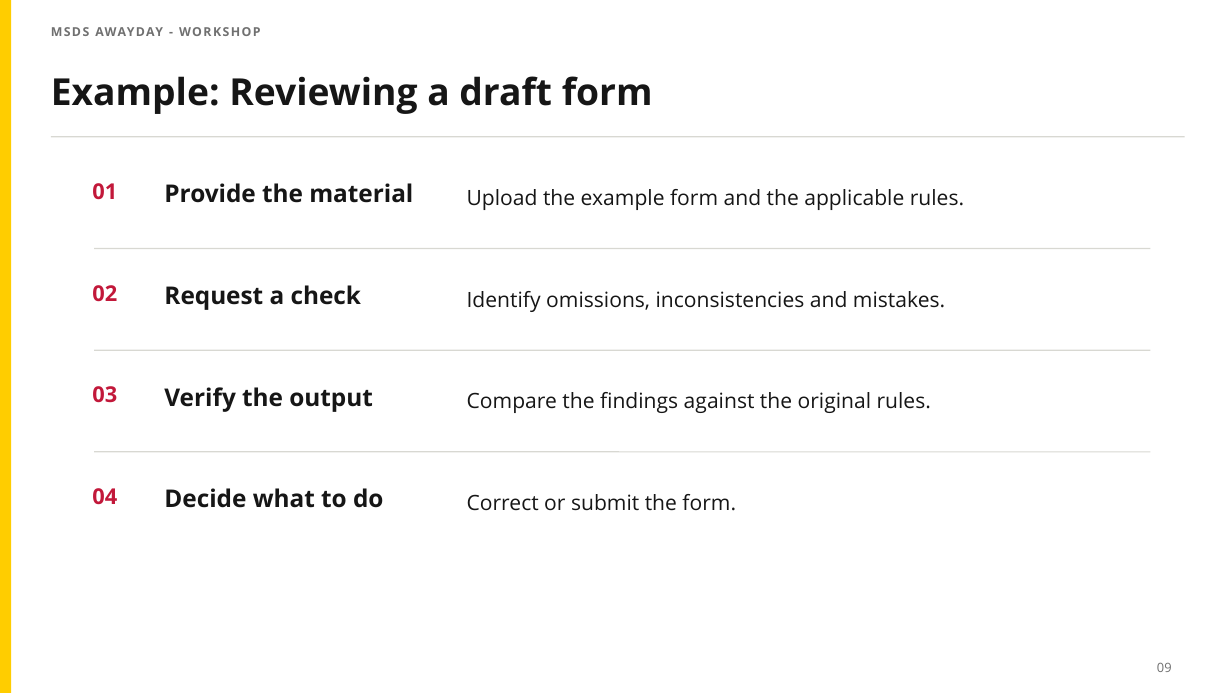
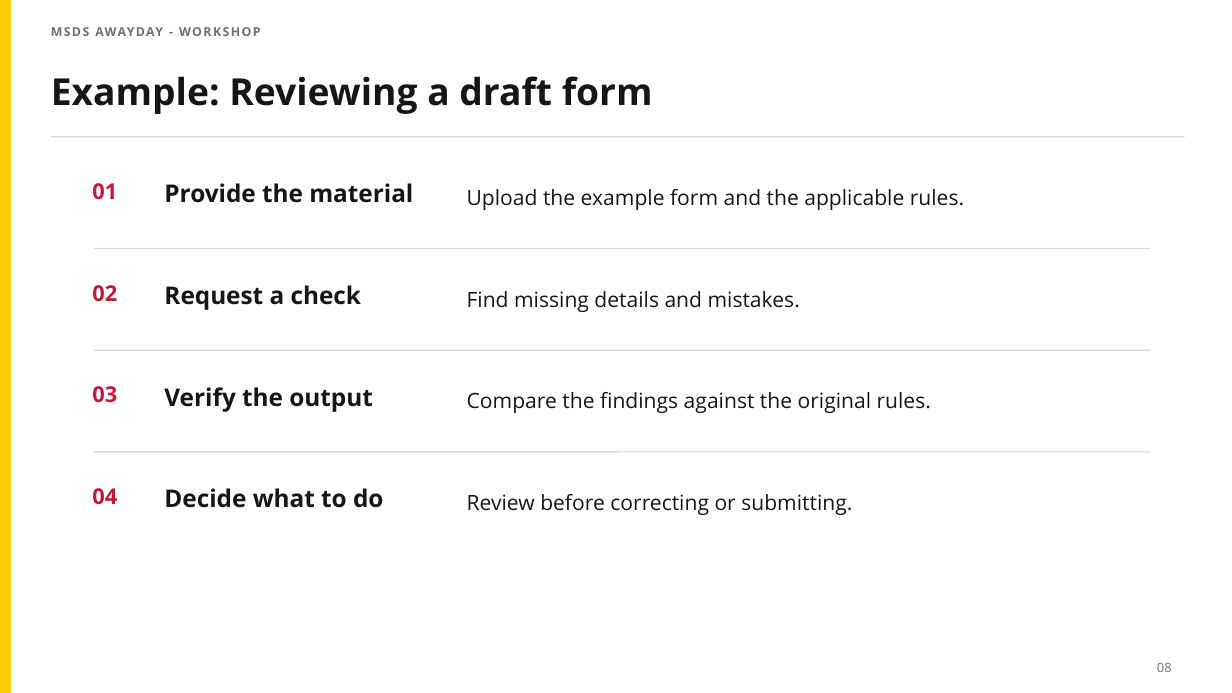
Before and after one commit to zgrtgy/msds-awayday-tutorial, a slide deck: slide 8 of slides/UU_AI_Chat_Admin_Intro.pptx. Drawn at 1232x693 pixels with LibreOffice and Linux fonts; fonts in the diff are those of the drawing. Boxes give left, top, right and bottom in pixels: in the first picture for what was removed or moved away, otherwise in the second. Text is boxed around its words. In the diff, an @@ line names an element or a change of style, - is before the commit and + after.

```diff
--- a/slides/UU_AI_Chat_Admin_Intro.pptx
+++ b/slides/UU_AI_Chat_Admin_Intro.pptx
@@ text at (467, 291, 800, 312): text changed @@
-Identify omissions, inconsistencies and mistakes.
+Find missing details and mistakes.
@@ text at (467, 494, 852, 515): text changed @@
-Correct or submit the form.
+Review before correcting or submitting.
@@ text at (1157, 662, 1172, 672): text changed @@
-09
+08
```
Also in this commit, not shown: 8 other slides changed.
